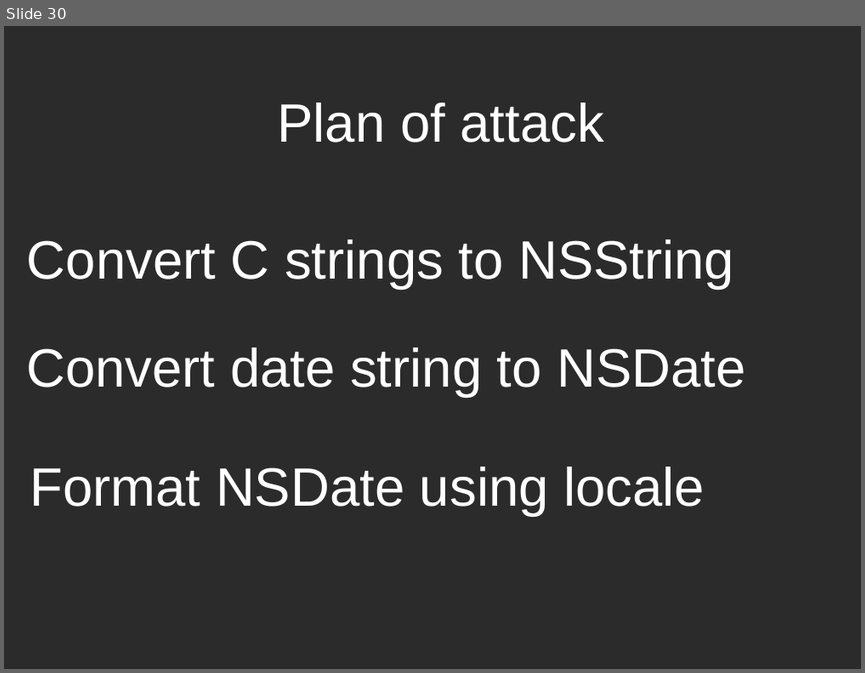
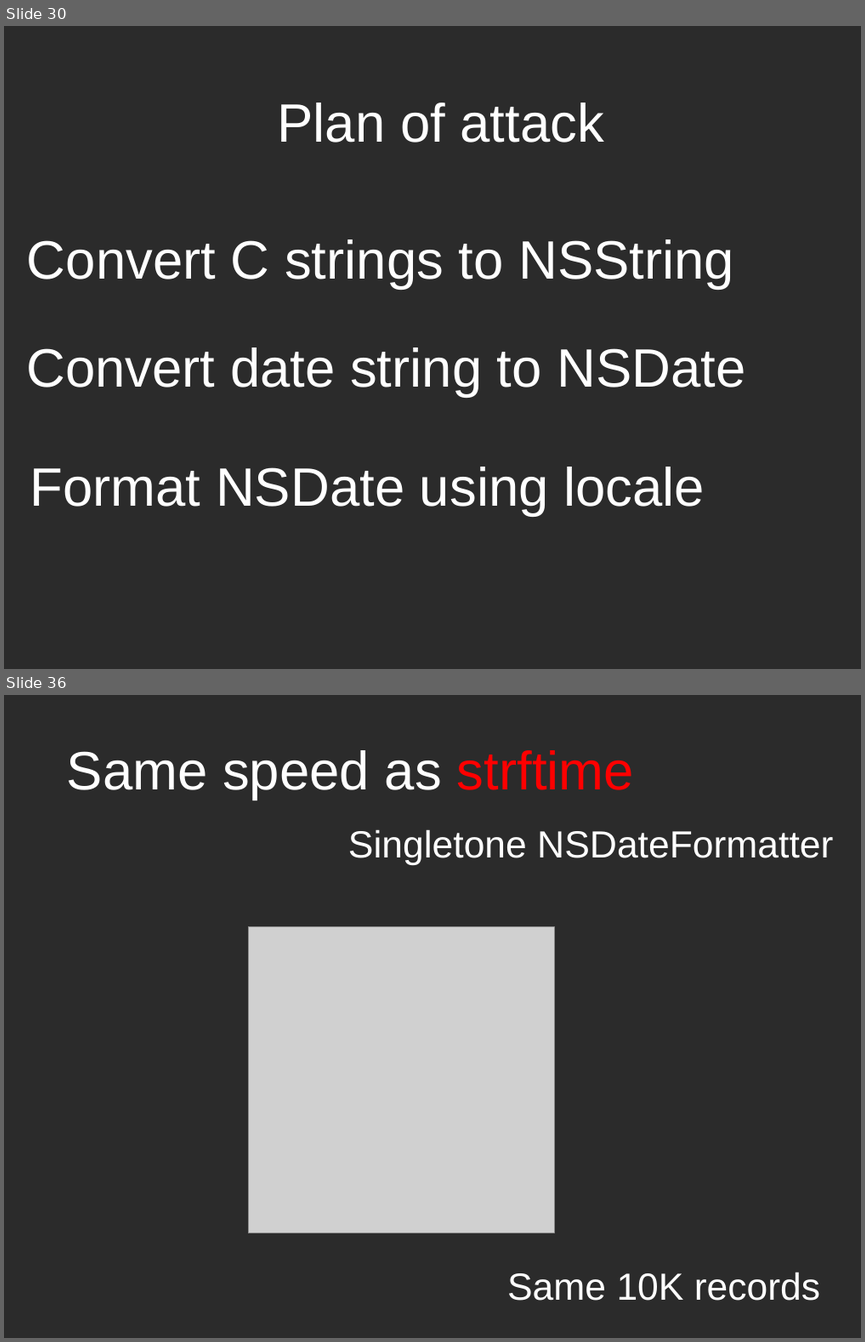
Before and after one commit to dodikk/ESLocale, a slide deck: article/slides/CalendarSqlite.odp. Shown one above the other, each under a label of ours: slide 30 before the commit, slides 30 and 36 after it; the slides between them are not shown. The pictures are 865x673 and 865x1342 pixels, drawn with LibreOffice and Linux fonts; fonts in the diff are those of the drawing; grey boxes stand for pictures; background and template pictures are left out; a plain dark background stands for a picture behind light text. Boxes give left, top, right and bottom in pixels: in the first picture for what was removed or moved away, otherwise in the second. Text is boxed around its words. In the diff, an @@ line names an element or a change of style, - is before the commit and + after.

```diff
--- a/article/slides/CalendarSqlite.odp
+++ b/article/slides/CalendarSqlite.odp
@@ slide 36 added at <box>4,695,861,1338</box>, background picture (left out) @@
@@ text added at <box>67,750,634,800</box>, 50 pt, text #FFFFFF @@
+Same speed as strftime
@@ text added at <box>348,829,833,866</box>, 35 pt, text #FFFFFF @@
+Singletone NSDateFormatter
@@ picture added at <box>248,927,555,1233</box> @@
@@ text added at <box>507,1271,820,1300</box>, 35 pt, text #FFFFFF @@
+Same 10K records
```
Also in this commit, not shown: 6 slides changed, 9 other slides added, 2 slides removed, 11 other files.
